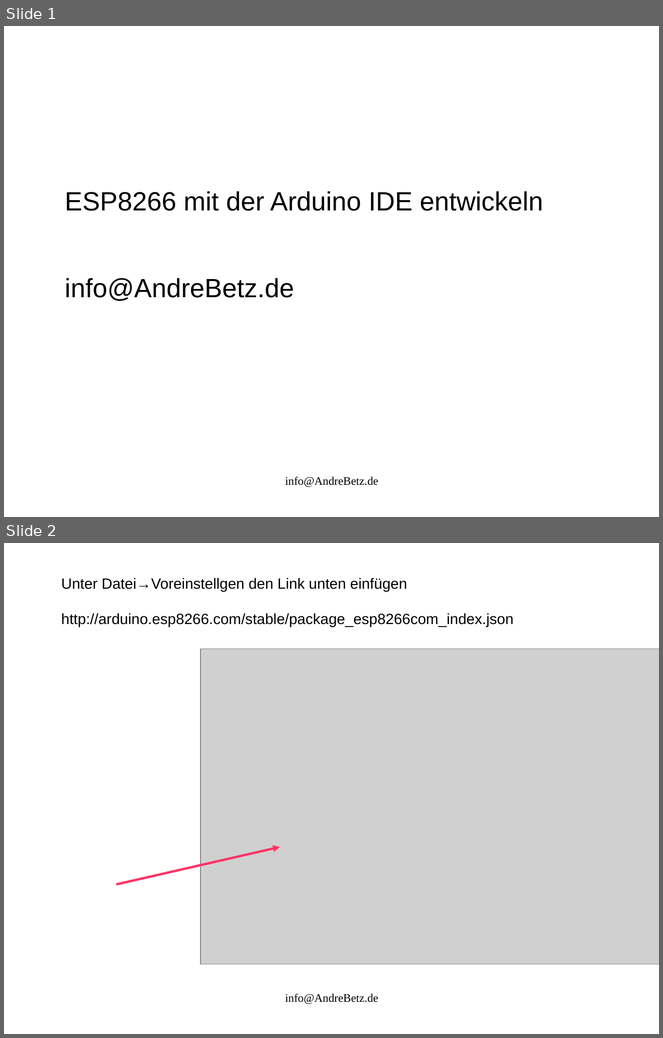
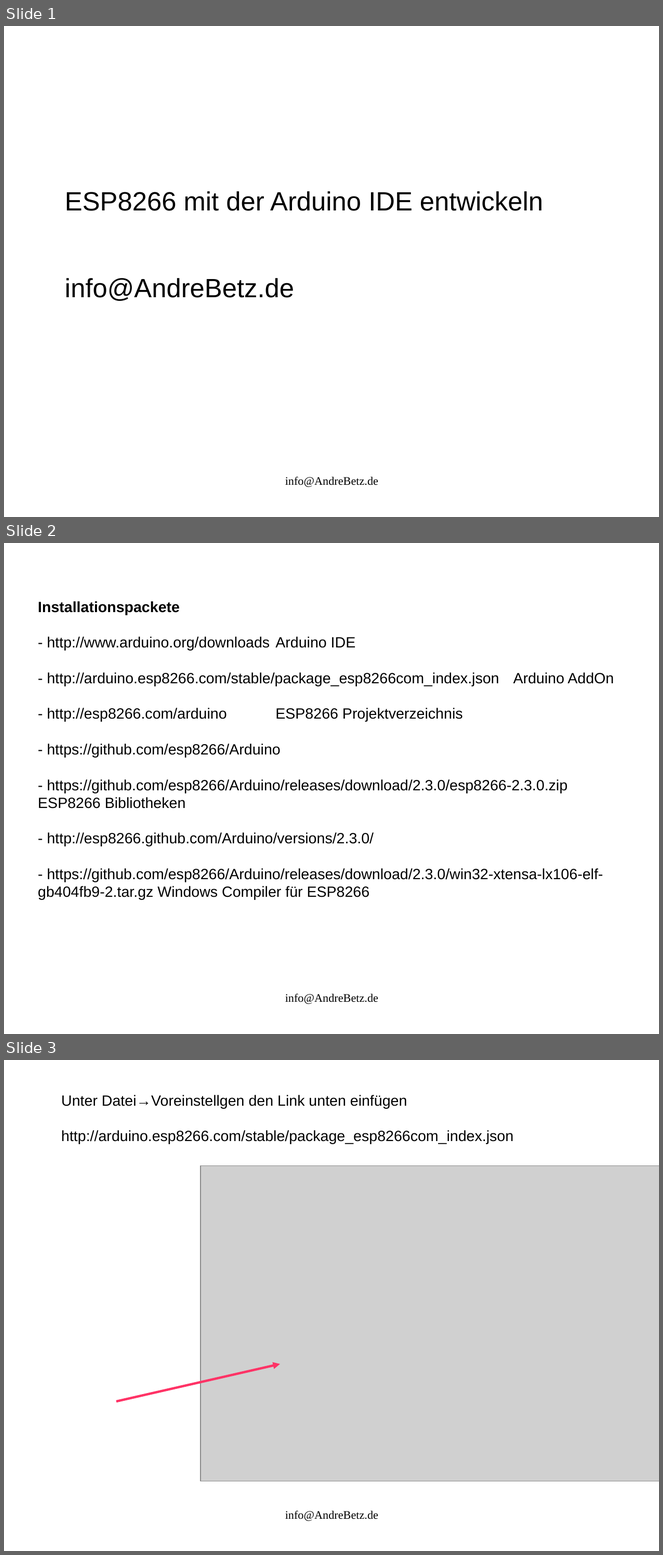
Before and after one commit to sky4walk/BrausteuerungV4, a slide deck: Documents/ArduinoIDE-ESP8266.odp. Shown one above the other, each under a label of ours: slides 1 and 2 before the commit, slides 1, 2 and 3 after it. The pictures are 663x1038 and 663x1555 pixels, drawn with LibreOffice and Linux fonts; fonts in the diff are those of the drawing; grey boxes stand for pictures. Boxes give left, top, right and bottom in pixels: in the first picture for what was removed or moved away, otherwise in the second. Text is boxed around its words. In the diff, an @@ line names an element or a change of style, - is before the commit and + after.

Commit message:
changed install document added ESP8266 Libs 2.3.0

```diff
--- a/Documents/ArduinoIDE-ESP8266.odp
+++ b/Documents/ArduinoIDE-ESP8266.odp
@@ slide 2 added at [4,543,659,1034], background #FFFFFF @@
@@ text added at [38,601,614,900], 18 pt, text #000000 @@
+Installationspackete
+- http://www.arduino.org/downloads Arduino IDE
+- http://arduino.esp8266.com/stable/package_esp8266com_index.json Arduino AddOn
+- http://esp8266.com/arduino ESP8266 Projektverzeichnis
+- https://github.com/esp8266/Arduino
+- https://github.com/esp8266/Arduino/releases/download/2.3.0/esp8266-2.3.0.zip ESP8266 Bibliotheken
+- http://esp8266.github.com/Arduino/versions/2.3.0/
+- https://github.com/esp8266/Arduino/releases/download/2.3.0/win32-xtensa-lx106-elf-gb404fb9-2.tar.gz Windows Compiler für ESP8266
@@ text added at [285,994,378,1005], 14 pt, text #000000 @@
+info@AndreBetz.de
@@ what was slide 2 is now slide 3 @@
```
Also in this commit, not shown: 2 other files.
